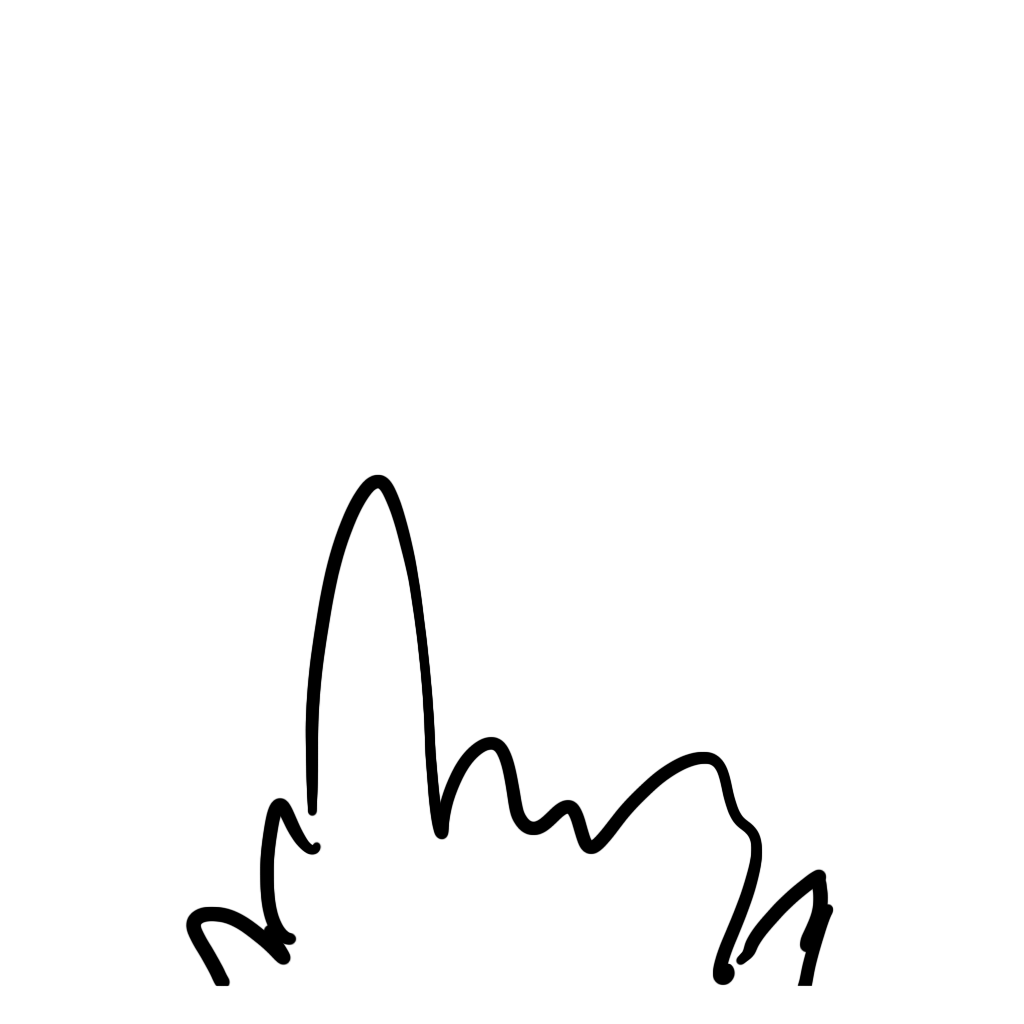
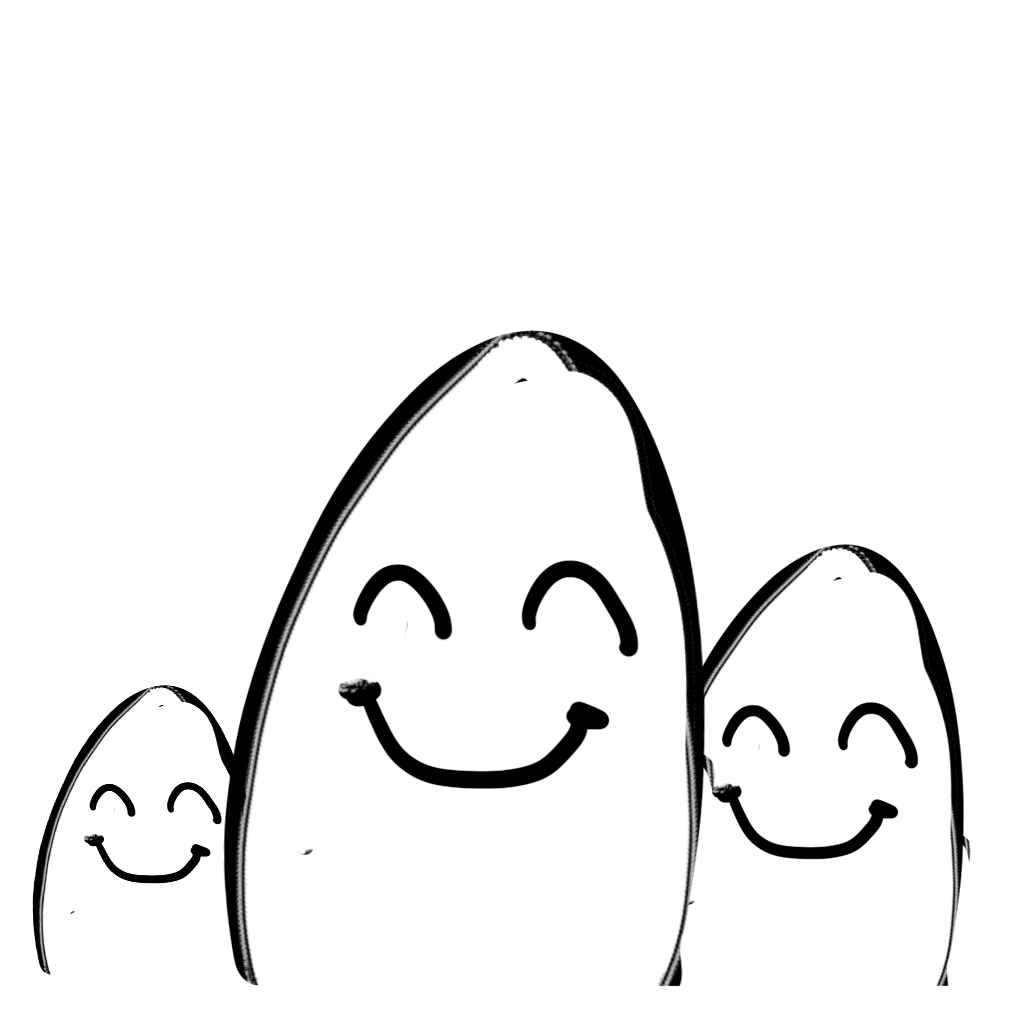
Comparing the layer stacks of the two (1024, 1024) images. Changes:
added group "Groupe vidéo 1 copie 2" with 6 layers above "Groupe vidéo 1 copie 3" over (568, 544, 972, 987)
added layer "Calque 1 copie 9" (1st of 3, in "Groupe vidéo 1 copie 2") in group "Groupe vidéo 1 copie 2" over (569, 544, 972, 987)
added layer "Calque 1 copie 8" (1st of 3, in "Groupe vidéo 1 copie 2") in group "Groupe vidéo 1 copie 2" over (568, 544, 972, 987)
added layer "Calque 1 copie 11" (1st of 3, in "Groupe vidéo 1 copie 2") in group "Groupe vidéo 1 copie 2" over (568, 544, 972, 987)
added layer "Calque 1 copie 7" (1st of 3, in "Groupe vidéo 1 copie 2") in group "Groupe vidéo 1 copie 2" over (569, 544, 972, 987)
added layer "Calque 1 copie 3" (1st of 3, in "Groupe vidéo 1 copie 2") in group "Groupe vidéo 1 copie 2" over (569, 544, 972, 987)
added layer "Calque 1" (1st of 4, in "Groupe vidéo 1 copie 2") in group "Groupe vidéo 1 copie 2" over (569, 544, 972, 987)
added group "Groupe vidéo 1 copie" with 6 layers above "Groupe vidéo 1" over (129, 330, 964, 987)
added layer "Calque 1 copie 9" (3rd of 3, in "Groupe vidéo 1 copie") in group "Groupe vidéo 1 copie" over (130, 330, 963, 987)
added layer "Calque 1 copie 8" (3rd of 3, in "Groupe vidéo 1 copie") in group "Groupe vidéo 1 copie" over (129, 330, 963, 987)
added layer "Calque 1 copie 11" (3rd of 3, in "Groupe vidéo 1 copie") in group "Groupe vidéo 1 copie" over (129, 330, 963, 987)
added layer "Calque 1 copie 7" (3rd of 3, in "Groupe vidéo 1 copie") in group "Groupe vidéo 1 copie" over (130, 330, 963, 987)
added layer "Calque 1 copie 3" (3rd of 3, in "Groupe vidéo 1 copie") in group "Groupe vidéo 1 copie" over (130, 330, 963, 987)
added layer "Calque 1" (3rd of 4, in "Groupe vidéo 1 copie") in group "Groupe vidéo 1 copie" over (130, 330, 964, 987)
hid group "Groupe vidéo 1" (6 layers) over (128, 472, 966, 987)
hid group "Groupe vidéo 2" (6 layers) over (169, 450, 877, 987)
…and 7 more changes (7 added)
